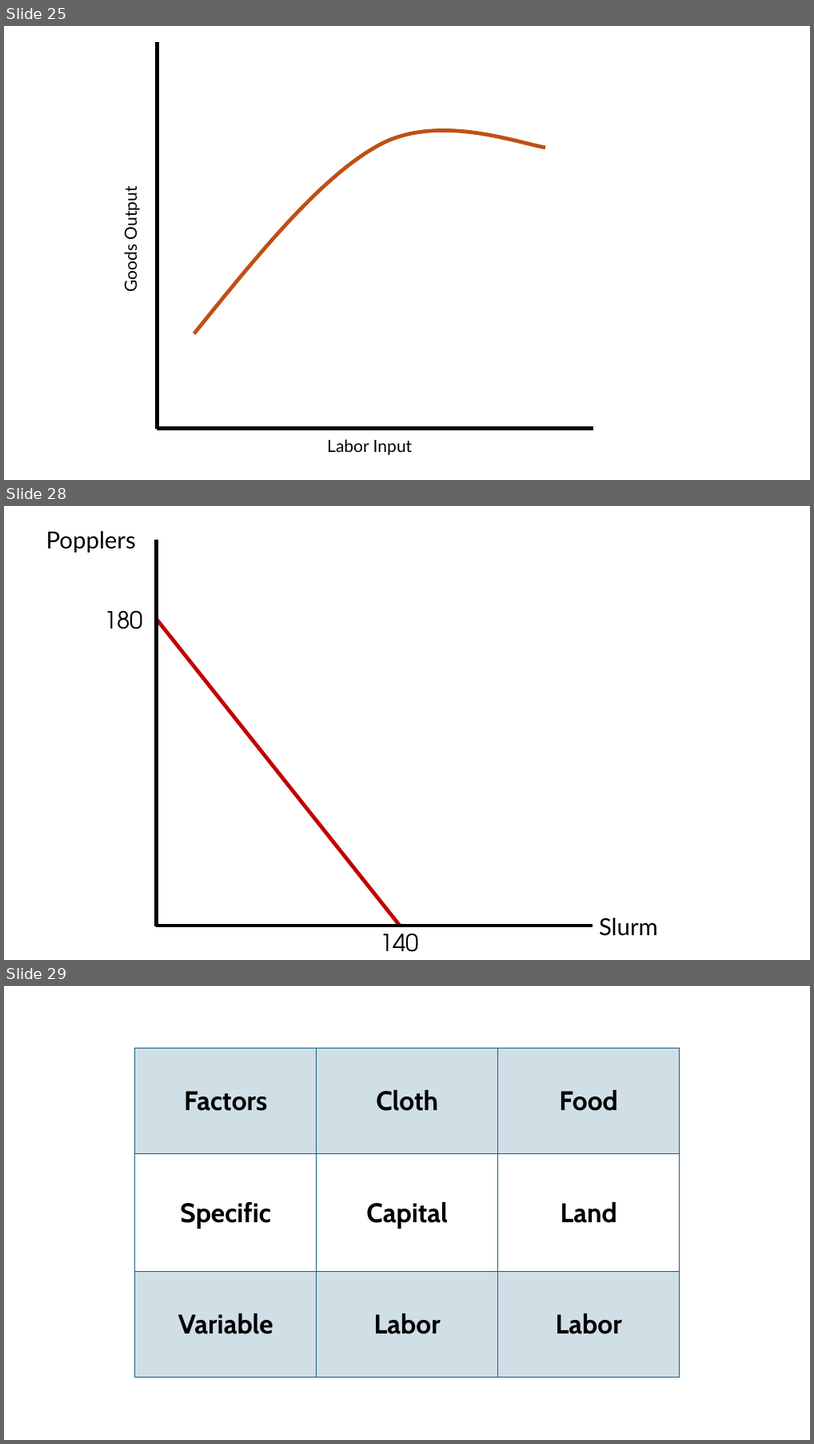
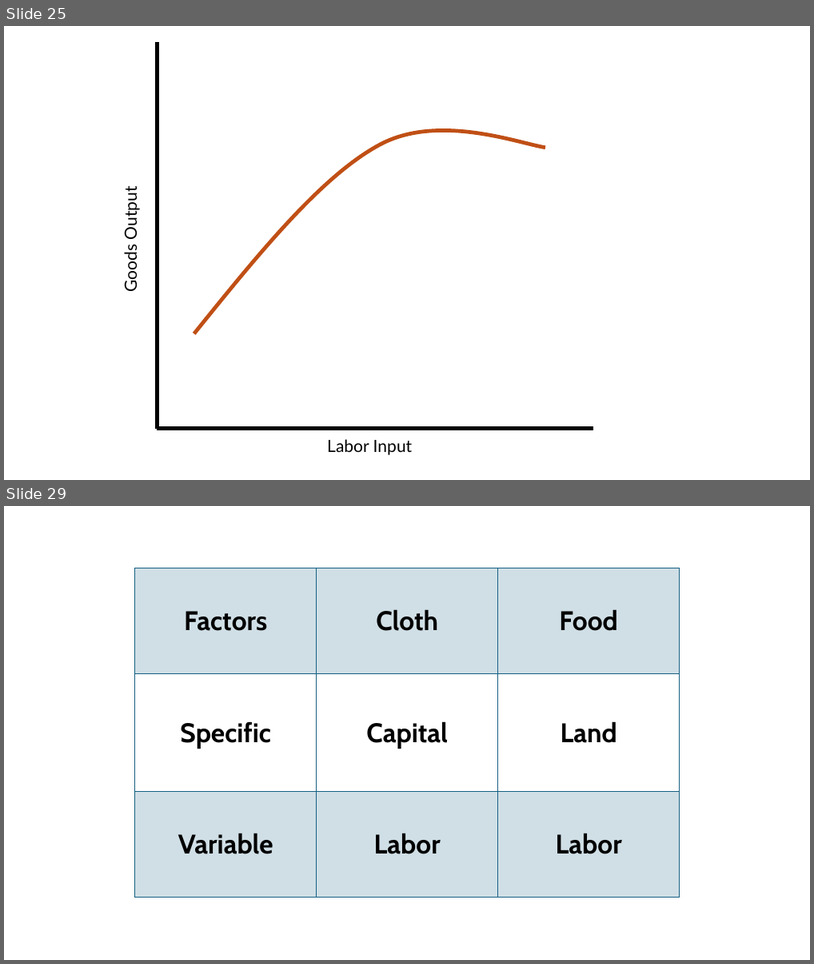
Before and after one commit to jrojas1003/EC-380-Intl-Econ-Issues, a slide deck: Slides/graph-creator.pptx. Shown one above the other, each under a label of ours: slides 25, 28 and 29 before the commit, slides 25 and 29 after it; the slides between them are not shown. The pictures are 814x1444 and 814x964 pixels, drawn with LibreOffice and Linux fonts; fonts in the diff are those of the drawing. Boxes give left, top, right and bottom in pixels: in the first picture for what was removed or moved away, otherwise in the second. Text is boxed around its words. In the diff, an @@ line names an element or a change of style, - is before the commit and + after.

```diff
--- a/Slides/graph-creator.pptx
+++ b/Slides/graph-creator.pptx
@@ slide 28 removed at (4, 506, 810, 960), background #FFFFFF @@
@@ text removed at (46, 531, 136, 552) @@
-Popplers
@@ line removed from (157, 540) to (157, 926) @@
@@ text removed at (104, 611, 143, 629) @@
-180
@@ line removed from (157, 620) to (400, 924) @@
@@ line removed from (593, 925) to (156, 925) @@
@@ text removed at (380, 933, 419, 952) @@
-140
@@ text removed at (599, 917, 658, 936) @@
-Slurm
```
Also in this commit, not shown: 2 slides changed, 1 slide added, 7 other files.
